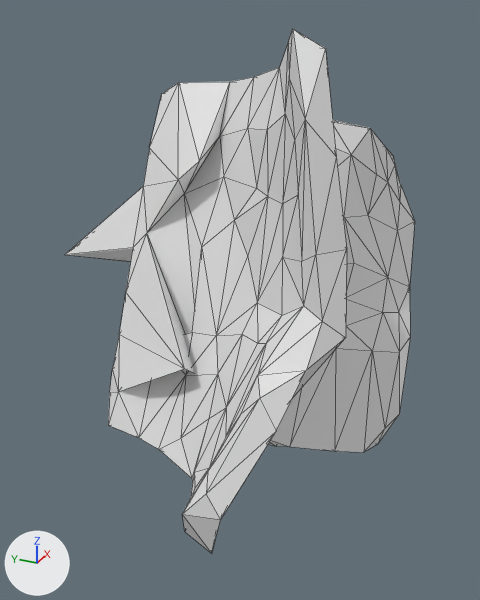
The OBJ model mesh_cnn/datasets/random_walks/T537.obj, before and after one commit.
The view is the same before and after, from a camera (50 mm lens) standing at (-1.711, -0.699, 0.784) and looking at (0.002, 0.072, -0.073). Arrows for +X, +Y and +Z are at lower left; the lights stay in place. Mesh edges are drawn as thin lines. Where no turn or scale is listed for an object, it has been applied to the vertices.

Objects in the first picture: 'T537'.
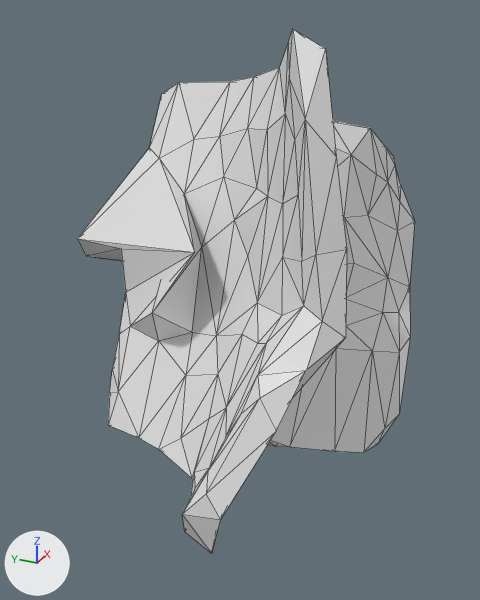
Boxes (x1, y1, x2, y2) around the edits, measured in the pictures (480 x 600 px; the box of a moved part takes in the faces that stretch with it):
'T537', reshaped
    before: (65, 29, 415, 554)
    after: (77, 29, 415, 554)
part 1 of me_t537, moved or reshaped
    before: (65, 82, 230, 392)
    after: (77, 82, 230, 392)

The change, as a diff of the scene's bpy script:
```diff
--- a/mesh_cnn/datasets/random_walks/T537.obj.py
+++ b/mesh_cnn/datasets/random_walks/T537.obj.py
@@ me_t537 @@
 me_t537.from_pydata(...)  # 252 vertices, 500 faces; spans x -0.79..0.79, y -0.4..0.75, z -0.71..0.73
 # used by ob_t537; location = (0.0, 0.0, 0.0)
-me_t537.vertices[6].co = (0.06, 0.43, 0.23)  # pixel (143, 186)
-me_t537.vertices[8].co = (-0.01, 0.44, 0.05)  # pixel (132, 247)
-me_t537.vertices[9].co = (0.02, 0.75, -0.04)  # pixel (64, 254)
-me_t537.vertices[38].co = (-0.35, 0.08, -0.13)  # pixel (184, 368)
-me_t537.vertices[45].co = (-0.08, 0.23, 0.31)  # pixel (178, 179)
-me_t537.vertices[48].co = (-0.04, 0.37, 0.12)  # pixel (146, 233)
-me_t537.vertices[58].co = (-0.21, 0.1, -0.24)
-me_t537.vertices[69].co = (-0.09, 0.16, 0.37)  # pixel (199, 161)
+# me_t537 part 1
+me_t537.vertices[6].co = (0.05, 0.71, 0.02)  # pixel (77, 238)
+me_t537.vertices[8].co = (-0.1, 0.43, 0.08)  # pixel (121, 248)
+me_t537.vertices[9].co = (0.14, 0.75, -0.08)  # pixel (86, 256)
+me_t537.vertices[38].co = (-0.15, 0.38, -0.16)  # pixel (130, 326)
+me_t537.vertices[45].co = (0.04, 0.36, 0.33)  # pixel (159, 158)
+me_t537.vertices[48].co = (-0.29, 0.07, 0.19)  # pixel (194, 252)
+me_t537.vertices[58].co = (-0.27, 0.22, -0.02)  # pixel (152, 312)
+me_t537.vertices[69].co = (0.05, 0.24, 0.4)  # pixel (193, 139)
```
